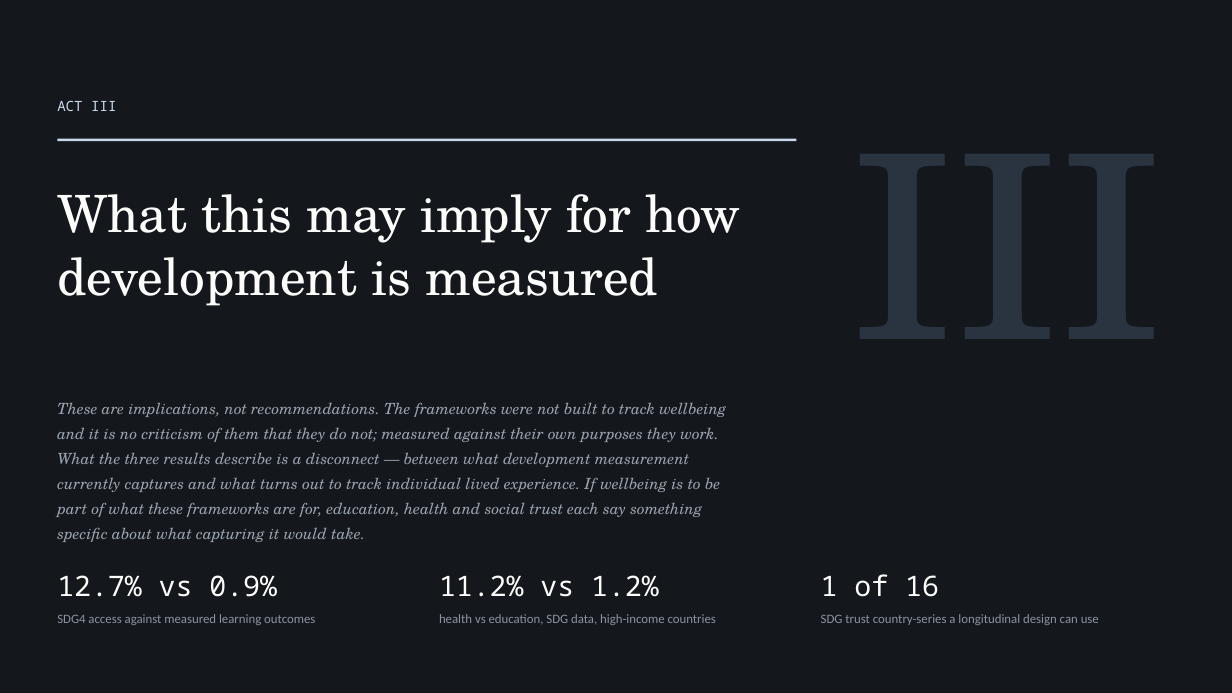
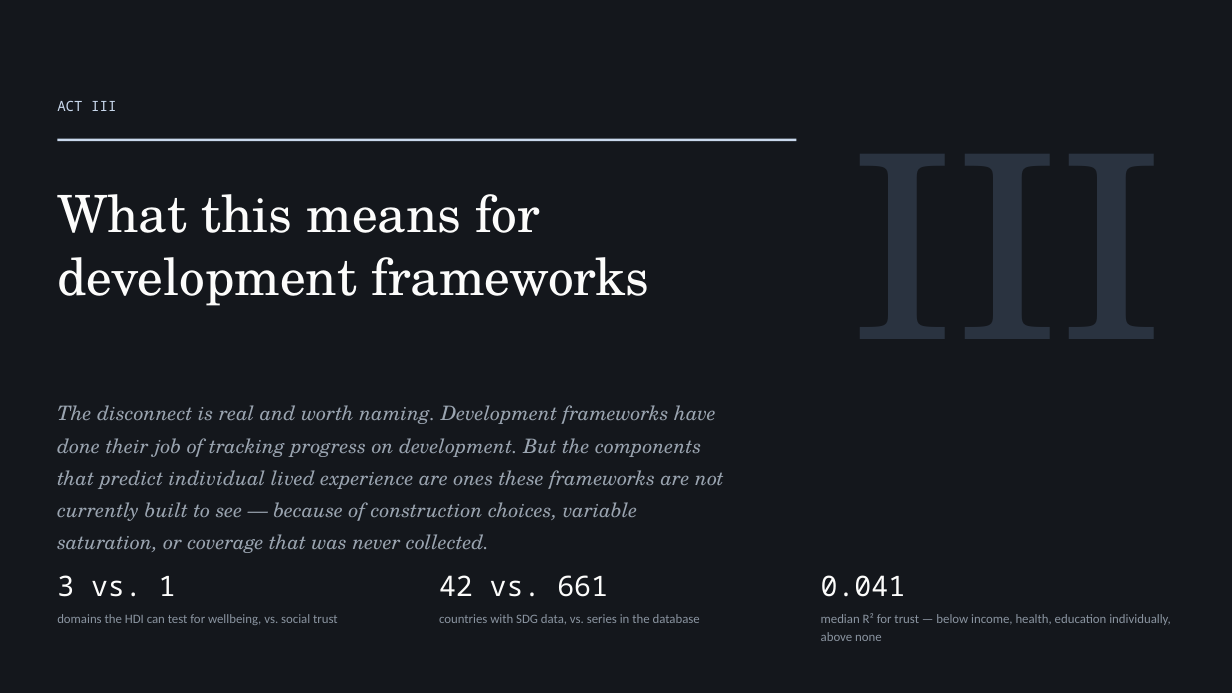
Before and after one commit to cwejnert/HDI-Happiness, a slide deck: slide 16 of deck/Measured_Where_It_Varies.pptx (slide 24 before the commit). Drawn at 1232x693 pixels with LibreOffice and Linux fonts; fonts in the diff are those of the drawing. Boxes give left, top, right and bottom in pixels: in the first picture for what was removed or moved away, otherwise in the second. Text is boxed around its words. In the diff, an @@ line names an element or a change of style, - is before the commit and + after.

```diff
--- a/deck/Measured_Where_It_Varies.pptx
+++ b/deck/Measured_Where_It_Varies.pptx
@@ text at [57, 194, 649, 306]: text changed @@
-What this may imply for how development is measured
+What this means for development frameworks
@@ text at [57, 405, 724, 553]: text changed; size 12 to 15.5 pt @@
-These are implications, not recommendations. The frameworks were not built to track wellbeing and it is no criticism of them that they do not; measured against their own purposes they work. What the three results describe is a disconnect — between what development measurement currently captures and what turns out to track individual lived experience. If wellbeing is to be part of what these frameworks are for, education, health and social trust each say something specific about what capturing it would take.
+The disconnect is real and worth naming. Development frameworks have done their job of tracking progress on development. But the components that predict individual lived experience are ones these frameworks are not currently built to see — because of construction choices, variable saturation, or coverage that was never collected.
@@ text at [57, 575, 338, 625]: text changed @@
-12.7% vs 0.9%
-SDG4 access against measured learning outcomes
+3 vs. 1
+domains the HDI can test for wellbeing, vs. social trust
@@ text at [439, 575, 700, 624]: text changed @@
-11.2% vs 1.2%
-health vs education, SDG data, high-income countries
+42 vs. 661
+countries with SDG data, vs. series in the database
@@ text at [821, 575, 1170, 641]: text changed @@
-1 of 16
-SDG trust country-series a longitudinal design can use
+0.041
+median R² for trust — below income, health, education individually, above none
```
Also in this commit, not shown: 17 other slides changed, 4 slides added, 24 slides removed, 2 other files.
